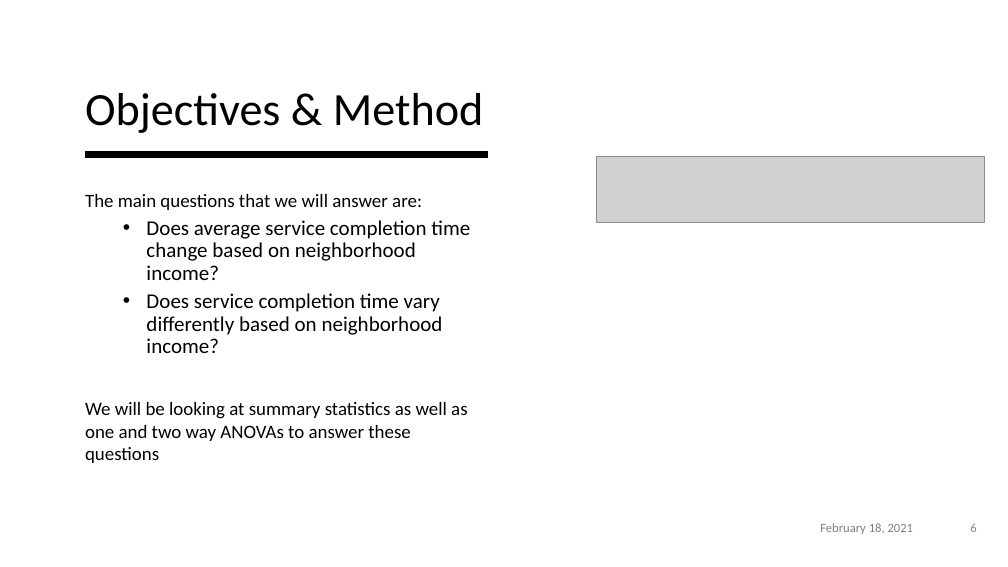
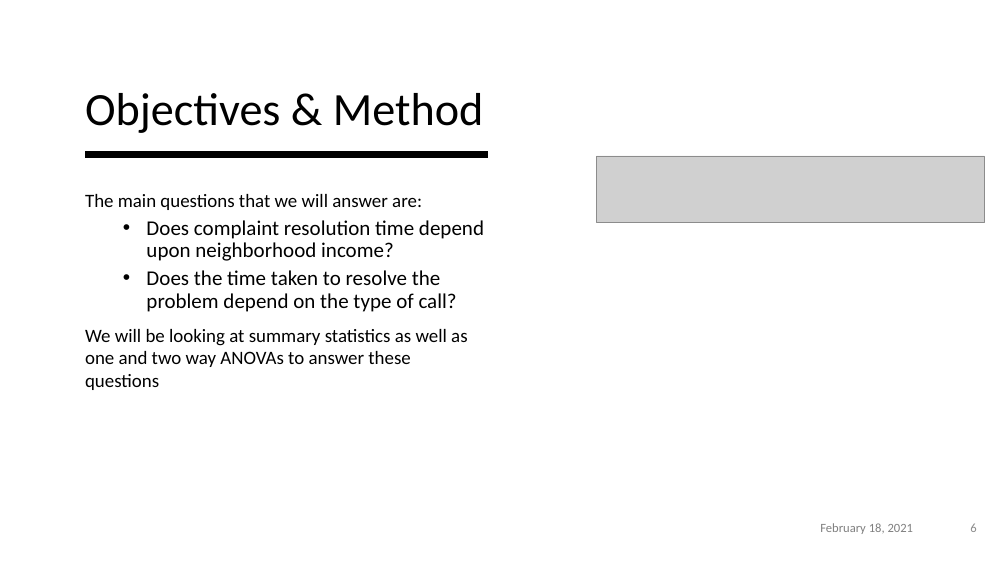
Before and after one commit to AlexSchaefferEdu/GP1, a slide deck: slide 6 of Project 1 Presentation.pptx. Drawn at 1008x567 pixels with LibreOffice and Linux fonts; fonts in the diff are those of the drawing; grey boxes stand for pictures. Boxes give left, top, right and bottom in pixels: in the first picture for what was removed or moved away, otherwise in the second. Text is boxed around its words. In the diff, an @@ line names an element or a change of style, - is before the commit and + after.

```diff
--- a/Project 1 Presentation.pptx
+++ b/Project 1 Presentation.pptx
@@ text at bbox=[146, 220, 484, 312]: text changed @@
-  • Does average service completion time change based on neighborhood income?
-  • Does service completion time vary differently based on neighborhood income?
+  • Does complaint resolution time depend upon neighborhood income?
+  • Does the time taken to resolve the problem depend on the type of call?
```
Also in this commit, not shown: 7 other slides changed, 13 slides added, 3 slides removed, 4 other files.
